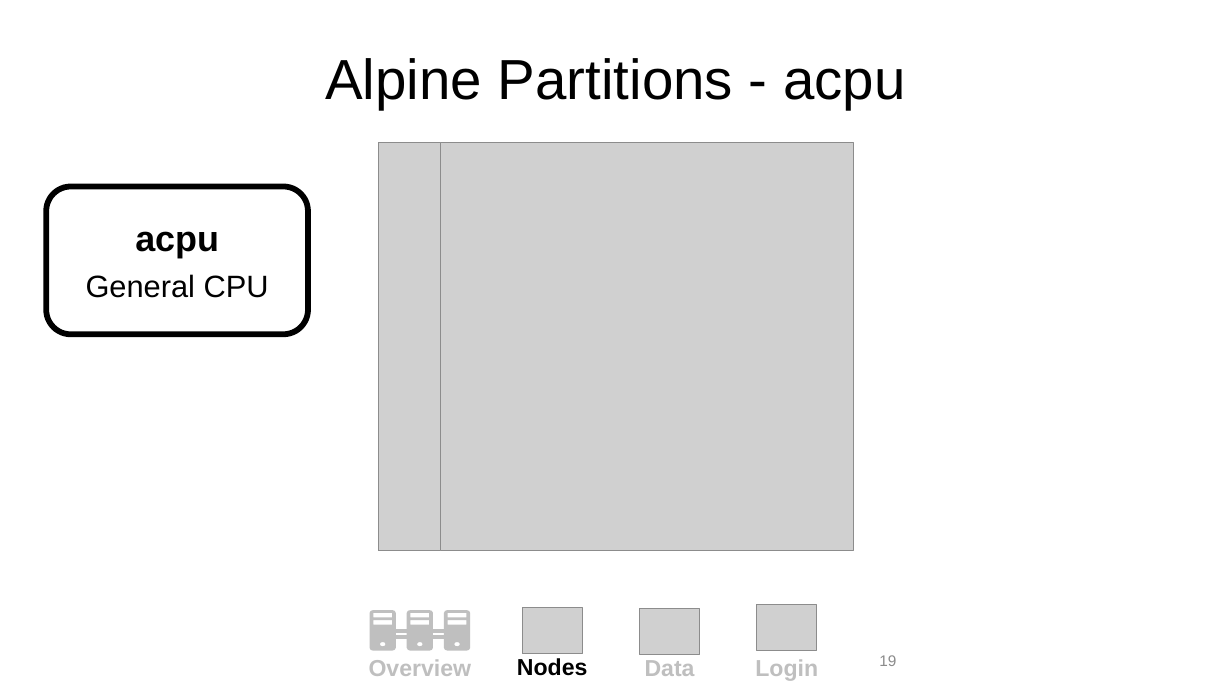
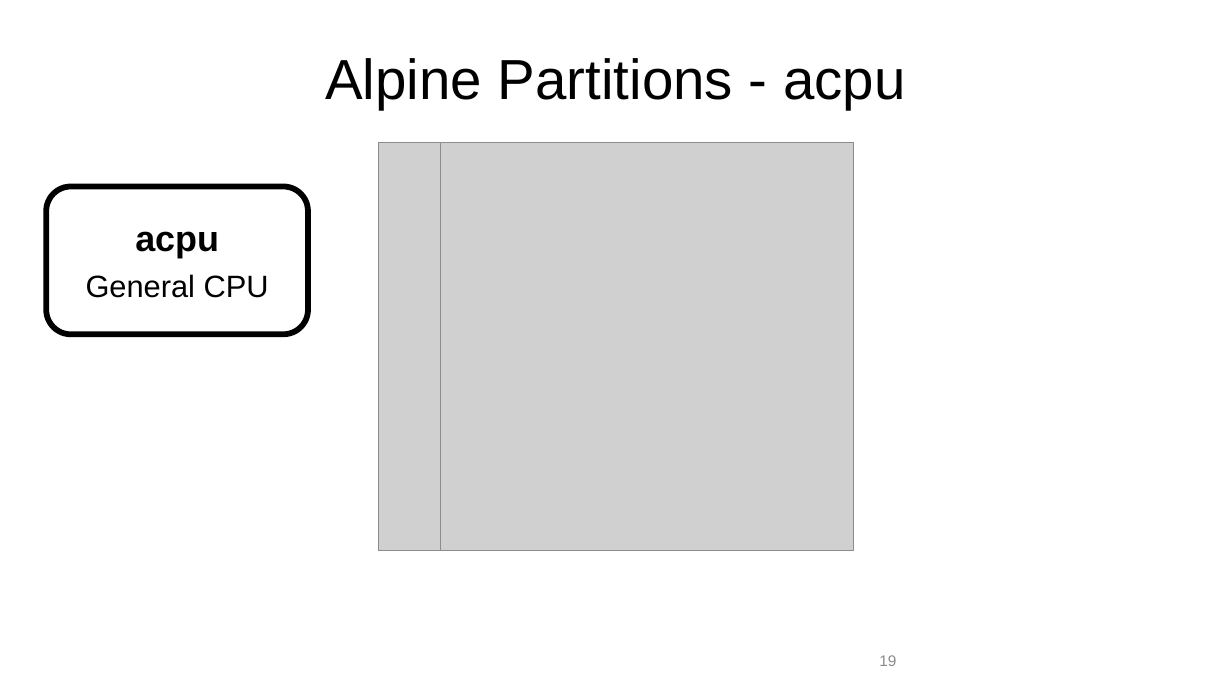
Before and after one commit to ResearchComputing/Getting_Started_With_Research_Computing, a slide deck: slide 19 of Command_Line_And_Job_Scheduling.pptx. Drawn at 1232x693 pixels with LibreOffice and Linux fonts; fonts in the diff are those of the drawing; grey boxes stand for pictures; background and template pictures are left out. Boxes give left, top, right and bottom in pixels: in the first picture for what was removed or moved away, otherwise in the second. Text is boxed around its words. In the diff, an @@ line names an element or a change of style, - is before the commit and + after.

```diff
--- a/Command_Line_And_Job_Scheduling.pptx
+++ b/Command_Line_And_Job_Scheduling.pptx
@@ group removed at <box>369,604,818,681</box>: 4 texts, 3 pictures, 3 freeform shapes, 1 rectangle @@
-Login
-Overview
-Nodes
-Data
```
Also in this commit, not shown: 5 other slides changed, 1 other file.
